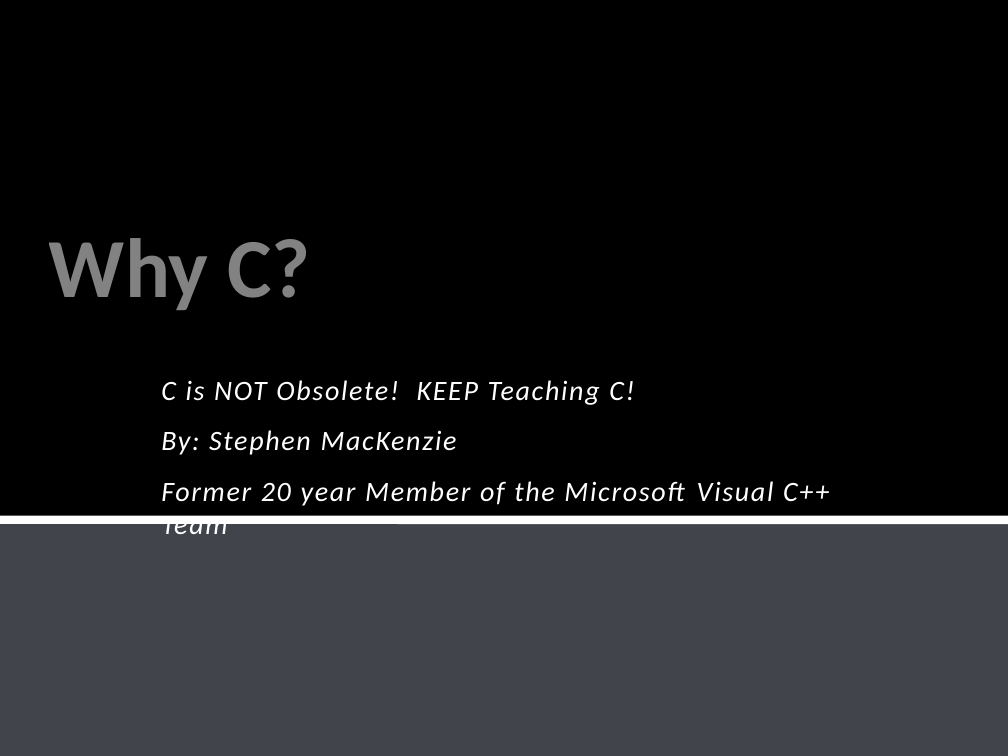
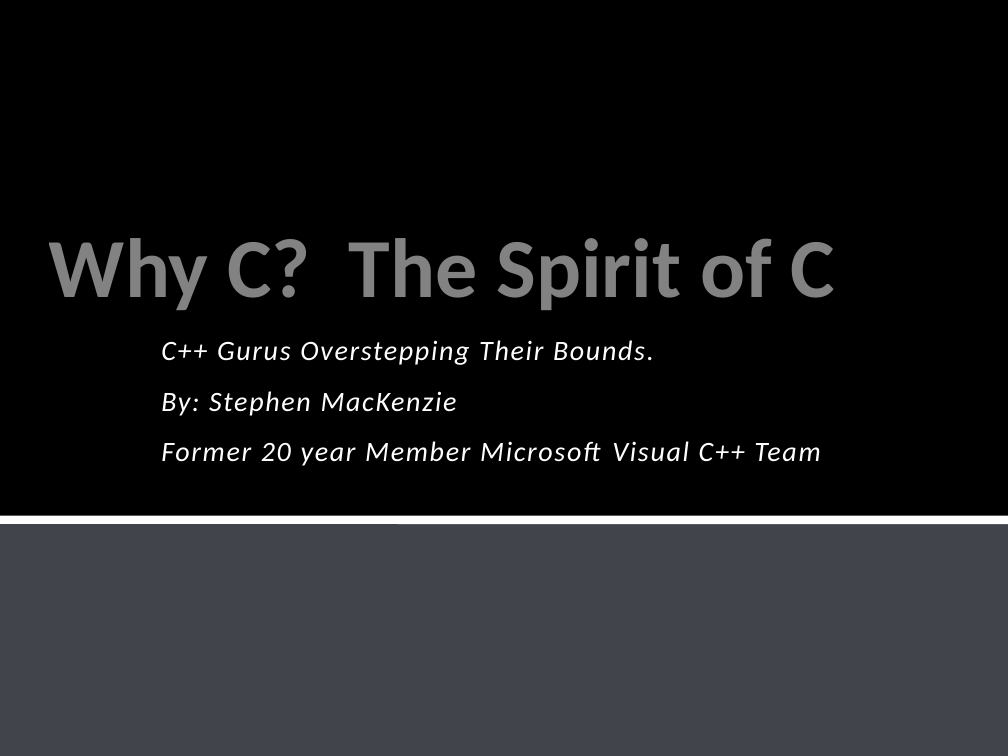
Before and after one commit to stevemac321/whyc, a slide deck: slide 1 of whyc.pptx. Drawn at 1008x756 pixels with LibreOffice and Linux fonts; fonts in the diff are those of the drawing; background and template pictures are left out. Boxes give left, top, right and bottom in pixels: in the first picture for what was removed or moved away, otherwise in the second. Text is boxed around its words. In the diff, an @@ line names an element or a change of style, - is before the commit and + after.

```diff
--- a/whyc.pptx
+++ b/whyc.pptx
@@ title at (49, 238, 835, 310): text changed @@
-Why C?
+Why C? The Spirit of C
@@ subtitle "C++ Gurus Overstepping Their Bounds.": place and size @@
-subtitle "C++ Gurus Overstepping Their Bounds." at (161, 380, 829, 534)
+subtitle "C++ Gurus Overstepping Their Bounds." at (161, 340, 820, 466)
@@ subtitle at (161, 340, 654, 365): text changed @@
-C is NOT Obsolete! KEEP Teaching C!
+C++ Gurus Overstepping Their Bounds.
@@ subtitle at (161, 441, 820, 466): text changed @@
-Former 20 year Member of the Microsoft Visual C++ Team
+Former 20 year Member Microsoft Visual C++ Team
```
Also in this commit, not shown: 2 other slides changed, 11 slides added.
